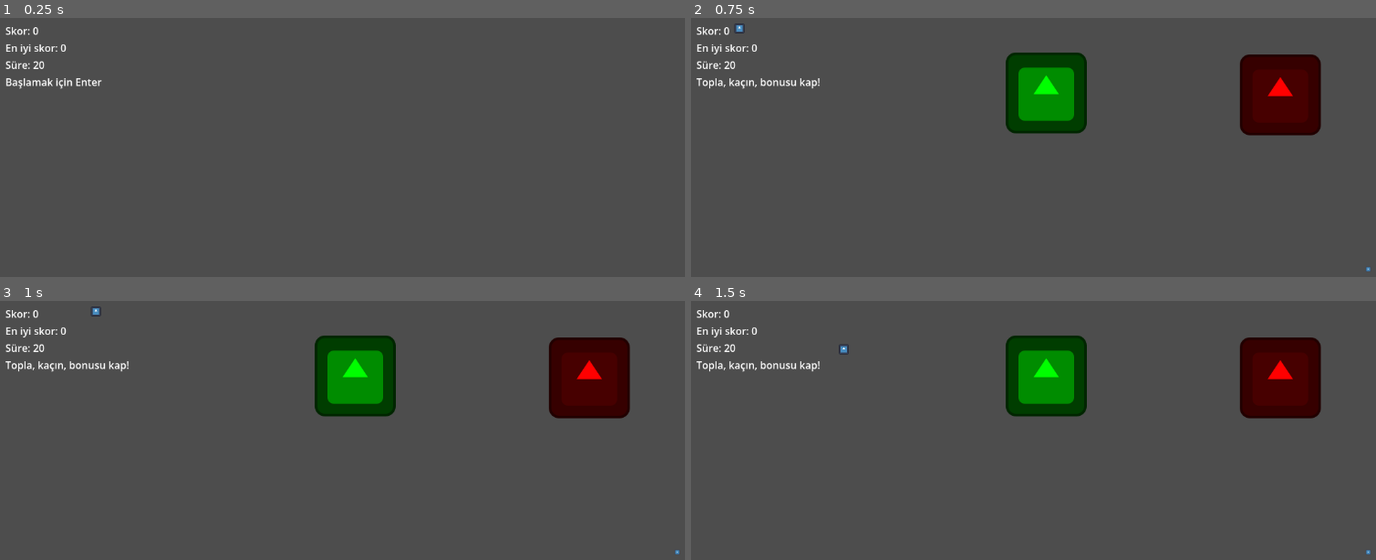
Above: before the commit, frames 1-4 (two rows, left to right).
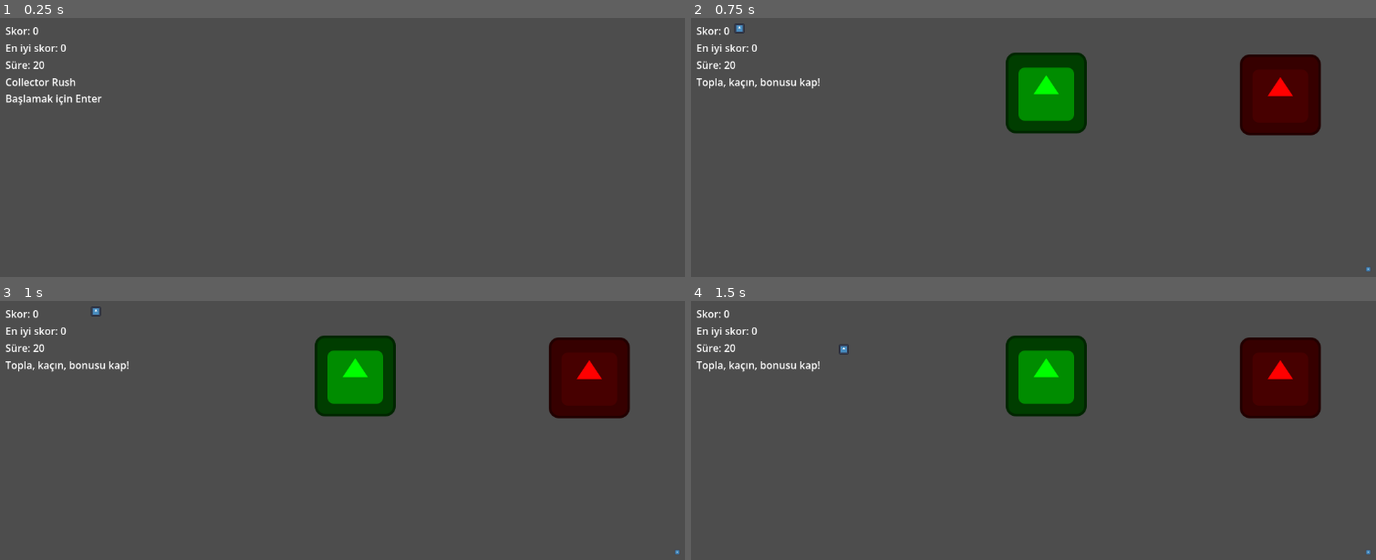
Above: after the commit, the same moments.

Repository: kilicaslanyusuf/week-01-button-test
Game: Godot game, scene res://collector_game.tscn
Same seed, same stepped clock (60 frames per second), same inputs: the game is played once before the commit and once after it. This scene is started directly instead of the project's main scene. The engine's default icon, where the game draws it, is replaced by a stand-in: a white triangle on a blue panel in a dark square.
Inputs:
- Up to frame 1 (0.25 s): no input
- Up to frame 2 (0.75 s): tap Enter (ui_accept) at 0.5 s; hold Right (ui_right) from 0.53 s (still down)
- Up to frame 3 (1 s): keep holding Right (ui_right); tap Enter (ui_accept) at 0.77 s
- Up to frame 4 (1.5 s): release Right (ui_right) at 1.28 s; hold Down (ui_down) from 1.28 s (still down)

The runs differ from the first frame. In frame 1, 0.5% of the frame differs, in the area x 0-15%, y 23-34%; in frame 2, nothing differs; in frame 3, nothing differs; in frame 4, nothing differs.

Commit message:
Polish collector game and add README

Diff:
--- a/game.gd
+++ b/game.gd
@@ -1,4 +1,6 @@
 extends Node2D
+
+var max_time := 30
 var new_record_this_run := false
 var score := 0
 var best_score := 0
@@ -30,7 +32,7 @@
 	message_timer.stop()
 	set_world_visible(false)
 	update_ui()
-	status_label.text = "Başlamak için Enter"
+	status_label.text = "Collector Rush\nBaşlamak için Enter"
 
 func start_new_game():
 	score = 0
@@ -136,9 +138,15 @@
 
 func check_bonus():
 	if player.global_position.distance_to(bonus.global_position) < 25:
-		time_left += 2
+		var old_time = time_left
+		time_left = min(time_left + 2, max_time)
+
+		if time_left > old_time:
+			show_temp_status("Bonus! +2 saniye")
+		else:
+			show_temp_status("Süre maksimumda")
+
 		update_ui()
-		show_temp_status("Bonus! +2 saniye")
 		move_bonus([collectible.global_position, hazard.global_position])
 
 func _on_game_timer_timeout():
@@ -167,7 +175,7 @@
 	message_timer.stop()
 	set_world_visible(true)
 
-	var result_text = "Bitti. Skor: %d | Derece: %s" % [score, get_grade_text()]
+	var result_text = "Bitti. Skor: %d | En iyi: %d | Derece: %s" % [score, best_score, get_grade_text()]
 
 	if new_record_this_run:
 		result_text += " | Yeni rekor!"
Not shown, added: README.md
